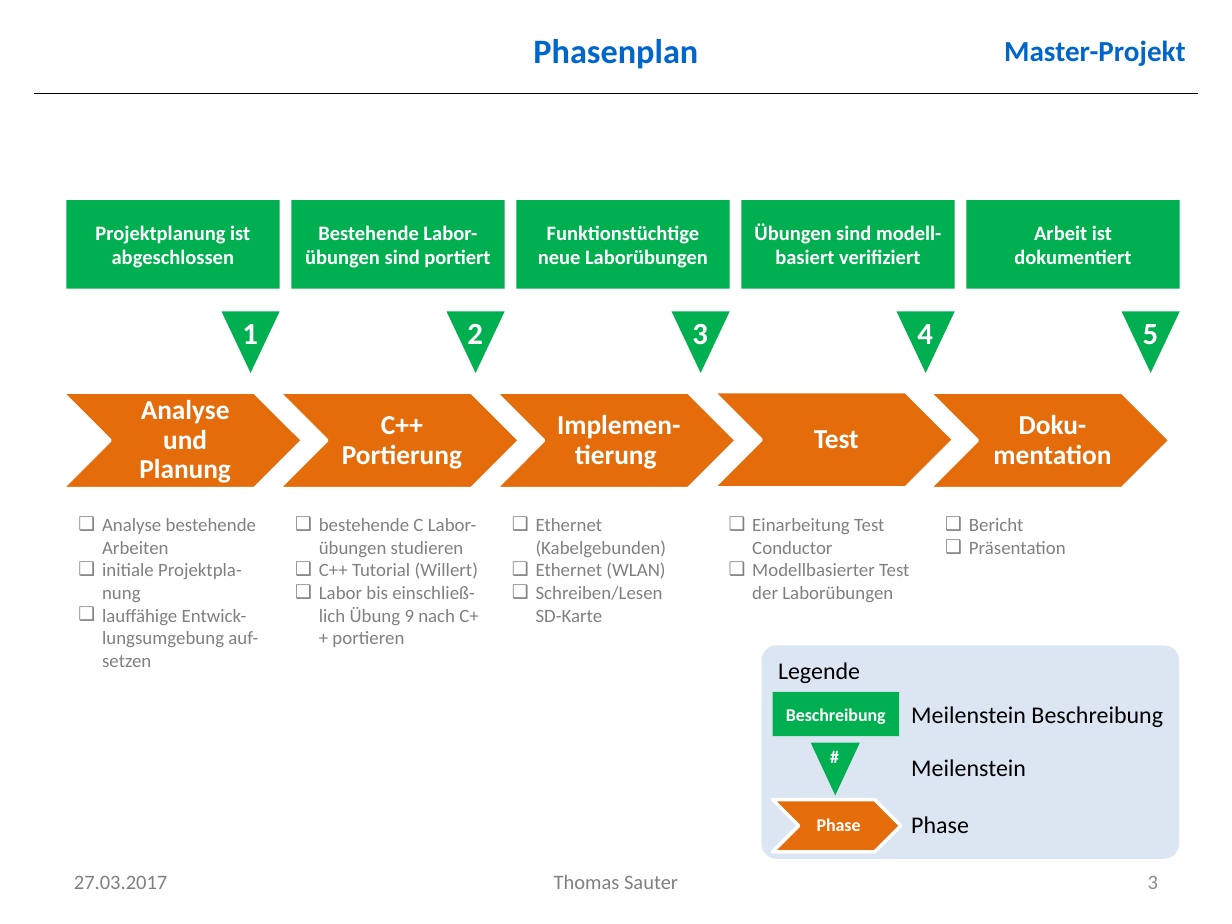
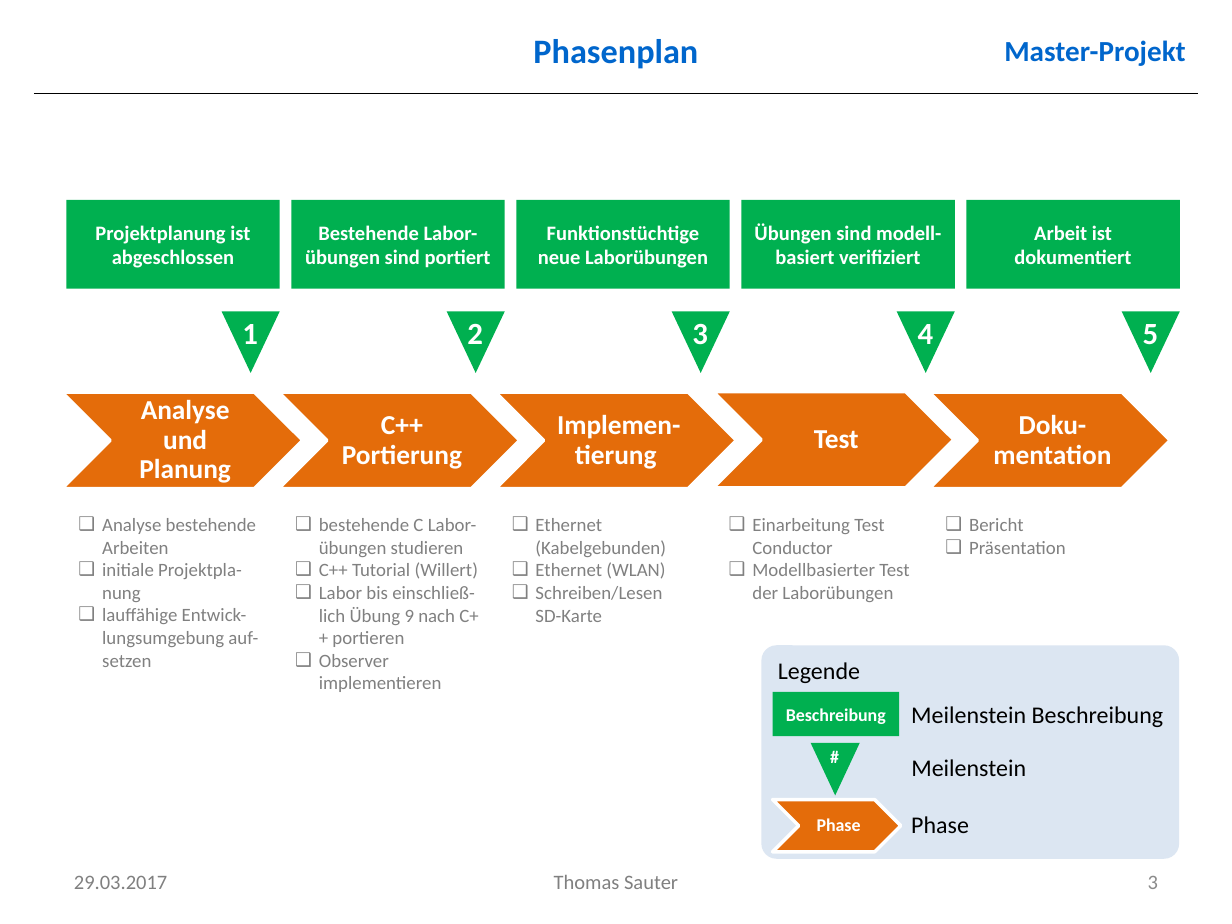
Before and after one commit to ThSauter/repo, a slide deck: slide 3 of Planning/Planning.pptx. Drawn at 1232x924 pixels with LibreOffice and Linux fonts; fonts in the diff are those of the drawing; background and template pictures are left out. Boxes give left, top, right and bottom in pixels: in the first picture for what was removed or moved away, otherwise in the second. Text is boxed around its words. In the diff, an @@ line names an element or a change of style, - is before the commit and + after.

Commit message:
Fixed ppt and pptx

```diff
--- a/Planning/Planning.pptx
+++ b/Planning/Planning.pptx
@@ text at box(319, 654, 442, 692): paragraph added @@
+❑ Observer implementieren
@@ text at box(74, 876, 167, 889): text changed @@
-27.03.2017
+29.03.2017
```
Also in this commit, not shown: 6 other slides changed, 1 other file.
